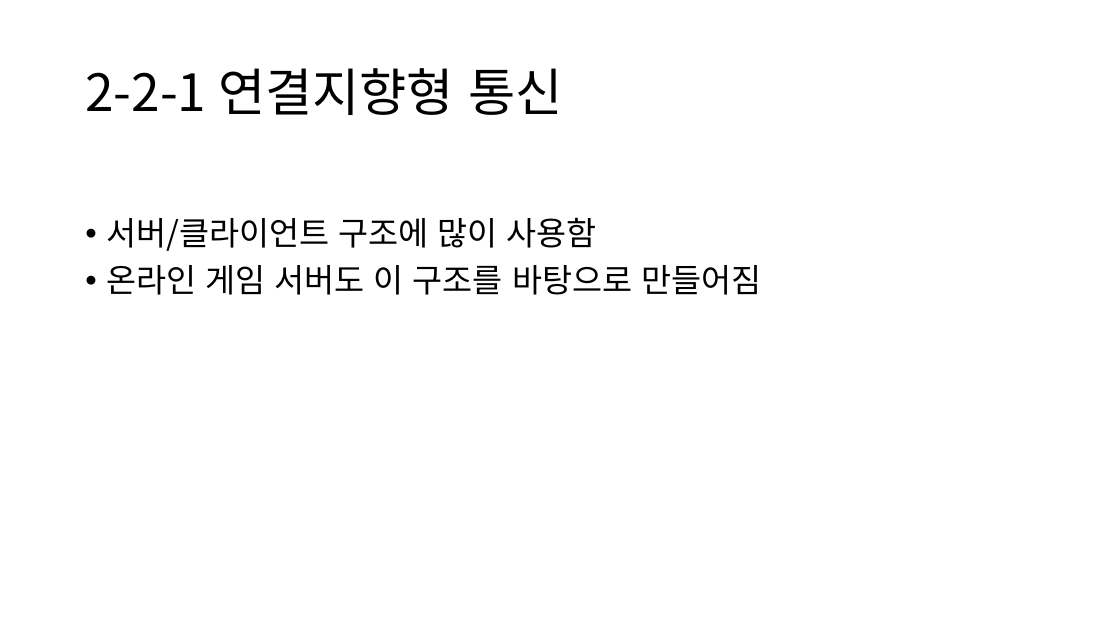
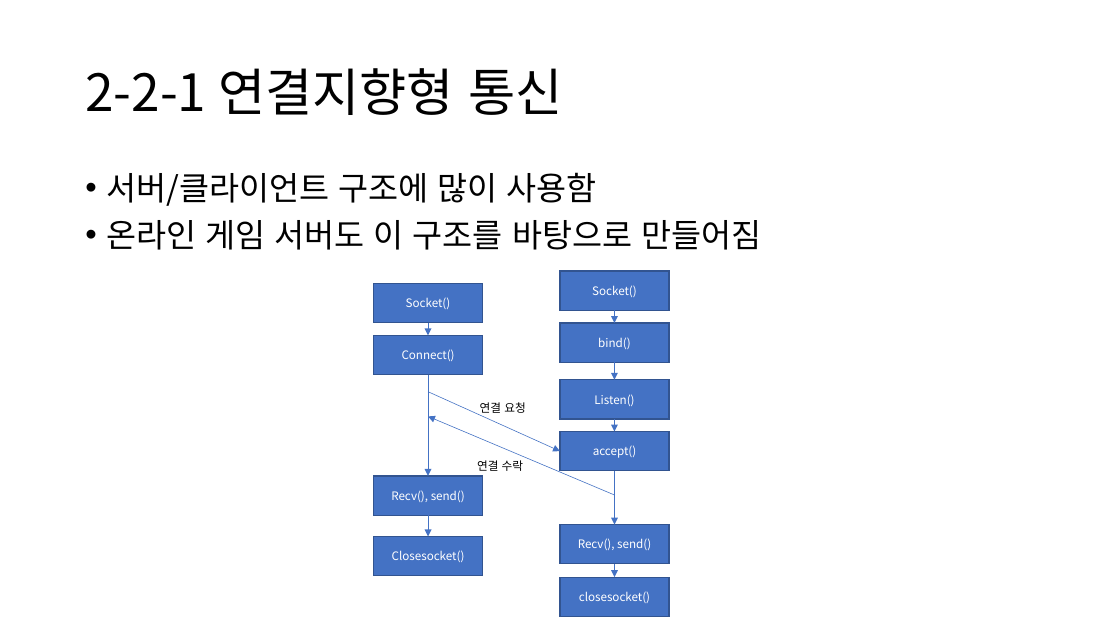
Before and after one commit to OnionLee/game_server_study, a slide deck: slide 7 of doc/온라인 게임 서버 - 기초편.pptx. Drawn at 1120x630 pixels with LibreOffice and Linux fonts; fonts in the diff are those of the drawing. Boxes give left, top, right and bottom in pixels: in the first picture for what was removed or moved away, otherwise in the second. Text is boxed around its words. In the diff, an @@ line names an element or a change of style, - is before the commit and + after.

Commit message:
에코서버 추가, 근데 넘모힘들어서 치다가 말았음, 시간많을때 더 치자

```diff
--- a/doc/온라인 게임 서버 - 기초편.pptx
+++ b/doc/온라인 게임 서버 - 기초편.pptx
@@ text "서버/클라이언트 구조에 많이 사용함": place and size @@
-text "서버/클라이언트 구조에 많이 사용함" at [106,217,761,295]
+text "서버/클라이언트 구조에 많이 사용함" at [106,172,761,250]
@@ rectangle added at [374,283,483,323], fill #4472C4, outline #325491 1 pt, 10 pt, text #FFFFFF @@
+Socket()
@@ rectangle added at [560,271,670,311], fill #4472C4, outline #325491 1 pt, 10 pt, text #FFFFFF @@
+Socket()
@@ arrow added from (429, 323) to (429, 335), #4472C4 0.5 pt @@
@@ rectangle added at [560,323,670,363], fill #4472C4, outline #325491 1 pt, 10 pt, text #FFFFFF @@
+bind()
@@ arrow added from (615, 311) to (615, 323), #4472C4 0.5 pt @@
@@ rectangle added at [374,335,483,375], fill #4472C4, outline #325491 1 pt, 10 pt, text #FFFFFF @@
+Connect()
@@ arrow added from (429, 375) to (429, 476), #4472C4 0.5 pt @@
@@ rectangle added at [560,380,670,419], fill #4472C4, outline #325491 1 pt, 10 pt, text #FFFFFF @@
+Listen()
@@ arrow added from (615, 362) to (615, 380), #4472C4 0.5 pt @@
@@ arrow added from (429, 392) to (560, 451), #4472C4 0.5 pt @@
@@ arrow added from (615, 495) to (429, 417), #4472C4 0.5 pt @@
@@ text added at [480,402,525,416], 10 pt, text #000000 @@
+연결 요청
@@ arrow added from (615, 419) to (615, 432), #4472C4 0.5 pt @@
@@ rectangle added at [560,432,670,471], fill #4472C4, outline #325491 1 pt, 10 pt, text #FFFFFF @@
+accept()
@@ rectangle added at [374,476,483,516], fill #4472C4, outline #325491 1 pt, 10 pt, text #FFFFFF @@
+Recv(), send()
@@ text added at [477,460,523,471], 10 pt, text #000000 @@
+연결 수락
@@ arrow added from (615, 471) to (615, 525), #4472C4 0.5 pt @@
@@ rectangle added at [374,537,483,576], fill #4472C4, outline #325491 1 pt, 10 pt, text #FFFFFF @@
+Closesocket()
@@ arrow added from (429, 515) to (429, 537), #4472C4 0.5 pt @@
@@ rectangle added at [560,525,670,565], fill #4472C4, outline #325491 1 pt, 10 pt, text #FFFFFF @@
+Recv(), send()
@@ arrow added from (615, 564) to (615, 577), #4472C4 0.5 pt @@
@@ rectangle added at [560,577,670,617], fill #4472C4, outline #325491 1 pt, 10 pt, text #FFFFFF @@
+closesocket()
```
Also in this commit, not shown: 2 other slides changed, 14 slides added, 12 other files.
